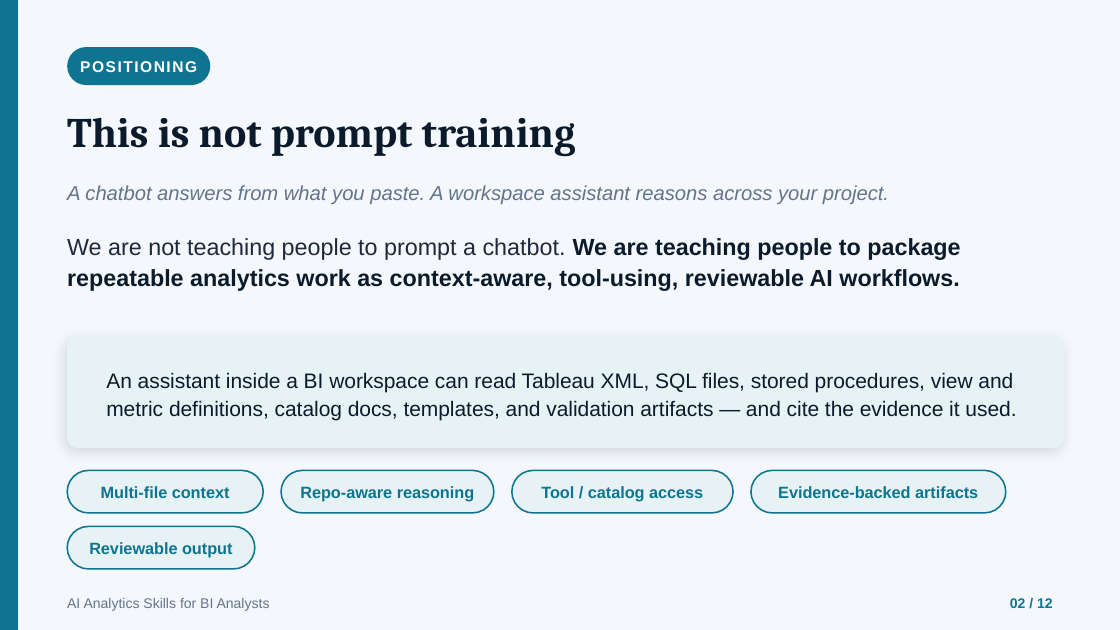
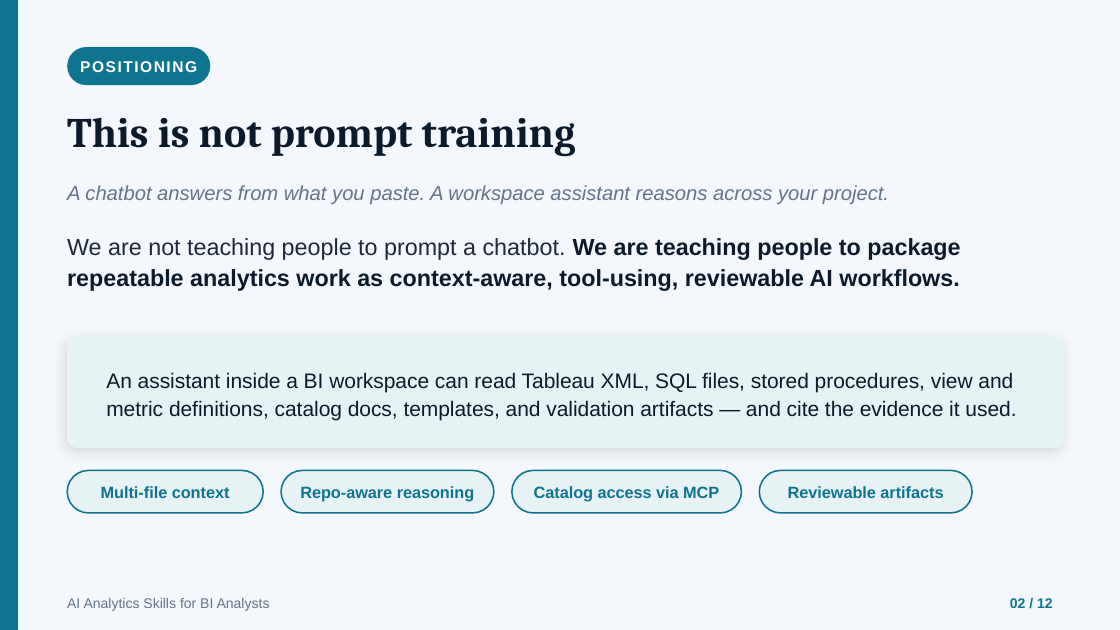
Before and after one commit to CollinBoback/ai-analytics-skills, a slide deck: slide 2 of slides/ai-analytics-skills-workshop.pptx. Drawn at 1120x630 pixels with LibreOffice and Linux fonts; fonts in the diff are those of the drawing. Boxes give left, top, right and bottom in pixels: in the first picture for what was removed or moved away, otherwise in the second. Text is boxed around its words. In the diff, an @@ line names an element or a change of style, - is before the commit and + after.

```diff
--- a/slides/ai-analytics-skills-workshop.pptx
+++ b/slides/ai-analytics-skills-workshop.pptx
@@ rounded rectangle: place and size @@
-rounded rectangle at box(512, 470, 734, 513)
+rounded rectangle at box(512, 470, 741, 513)
@@ rounded rectangle: place and size @@
-rounded rectangle at box(752, 470, 1006, 513)
+rounded rectangle at box(759, 470, 972, 513)
@@ text at box(534, 486, 719, 501): text changed @@
-Tool / catalog access
+Catalog access via MCP
@@ text at box(788, 486, 943, 498): text changed @@
-Evidence-backed artifacts
+Reviewable artifacts
@@ rounded rectangle removed at box(67, 526, 255, 569) @@
@@ text removed at box(89, 542, 232, 557) @@
-Reviewable output
```
Also in this commit, not shown: 2 other slides changed.
